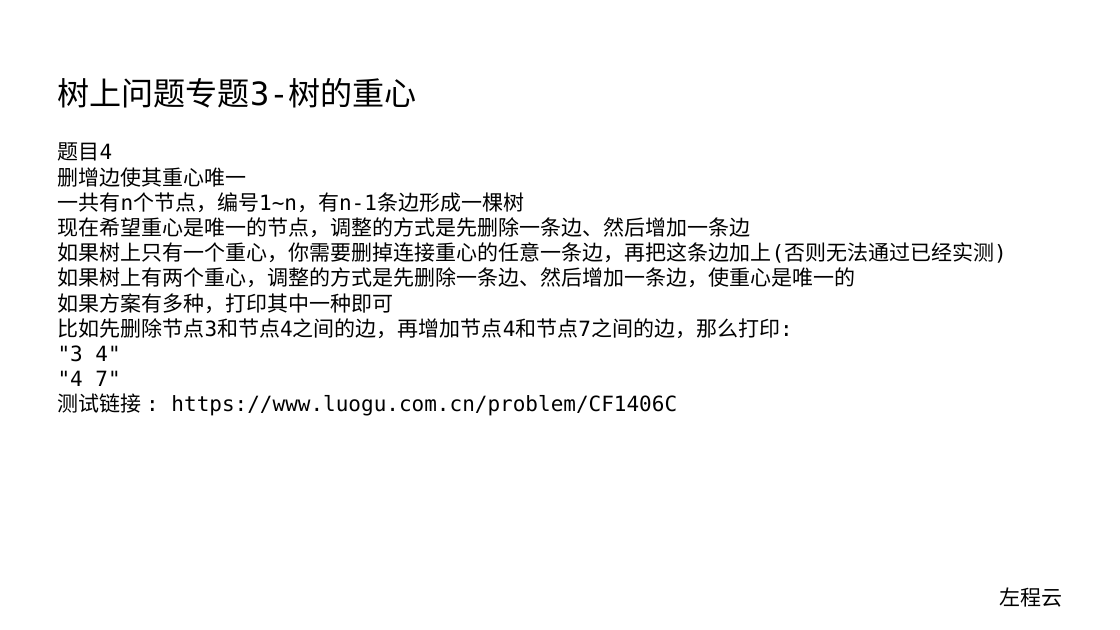
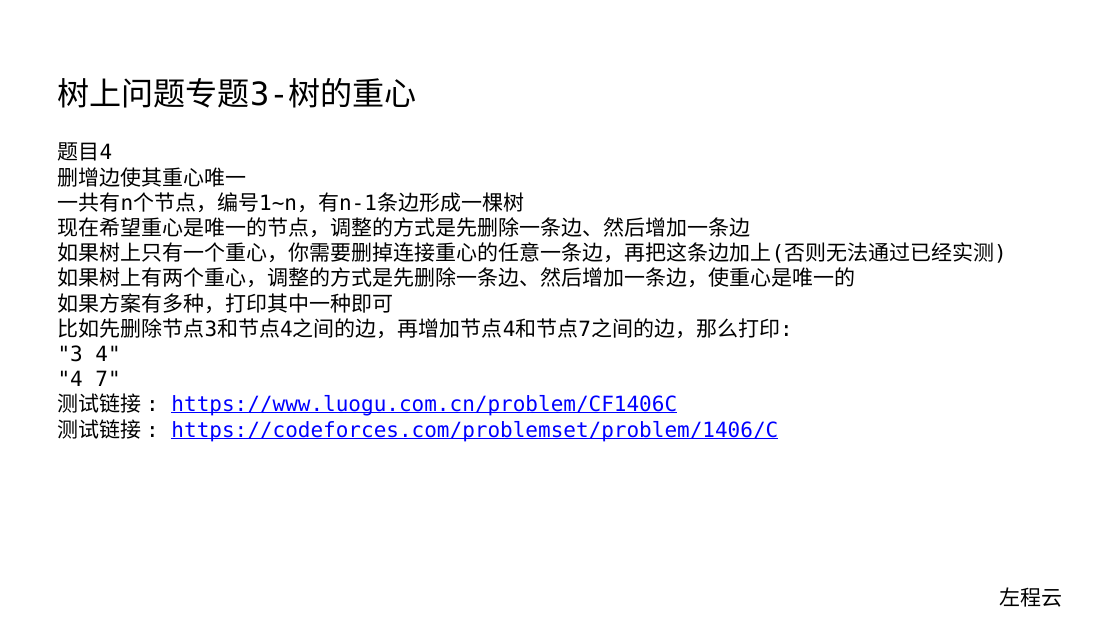
Before and after one commit to algorithmzuo/algorithm-journey, a slide deck: slide 6 of ppt/算法讲解120【扩展】树上问题专题3-树的重心.pptx. Drawn at 1120x630 pixels with LibreOffice and Linux fonts; fonts in the diff are those of the drawing. Boxes give left, top, right and bottom in pixels: in the first picture for what was removed or moved away, otherwise in the second. Text is boxed around its words. In the diff, an @@ line names an element or a change of style, - is before the commit and + after.

Commit message:
modify code

```diff
--- a/ppt/算法讲解120【扩展】树上问题专题3-树的重心.pptx
+++ b/ppt/算法讲解120【扩展】树上问题专题3-树的重心.pptx
@@ text at bbox=[58, 419, 778, 442]: paragraph added @@
+测试链接 : https://codeforces.com/problemset/problem/1406/C
@@ text at bbox=[58, 393, 677, 416]: text colour #000000 to #0000FF, underline on in "https://www.luogu.com.cn/problem/CF1406C" @@
```
